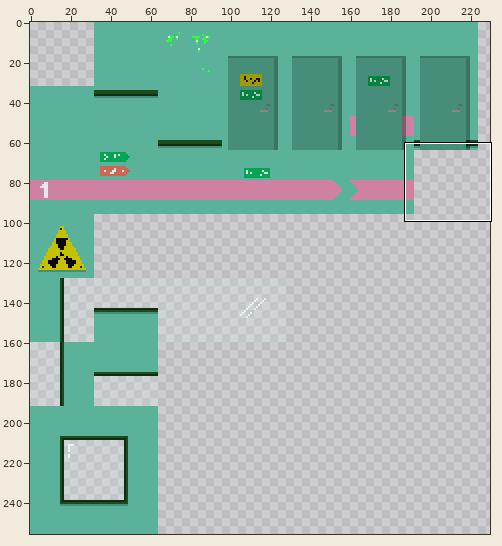
Sprite sheet, stored at CasaDesDiamantes/sprites/powerplantBackgroundTiles_spr/f8cc99b8-d136-4683-86c9-f96aef7ba5a8.png. Above, an overview of the earlier version with the close-up marked.
Close-up. First the earlier version:
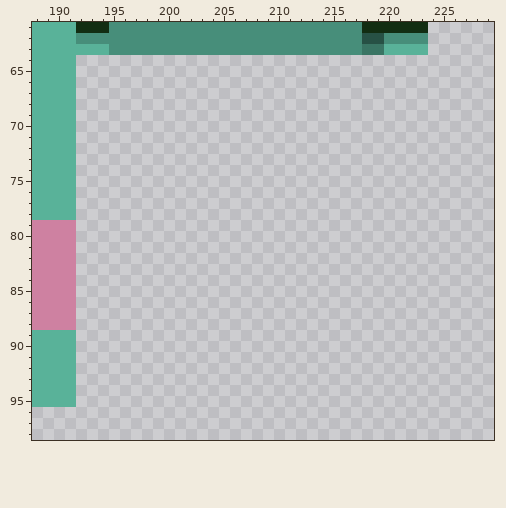
The file is 256x256 pixels. Colours within 5 levels of each other are drawn and written as one. Shown: x 188..229, y 61..98. The wide view leaves out empty margins.
After:
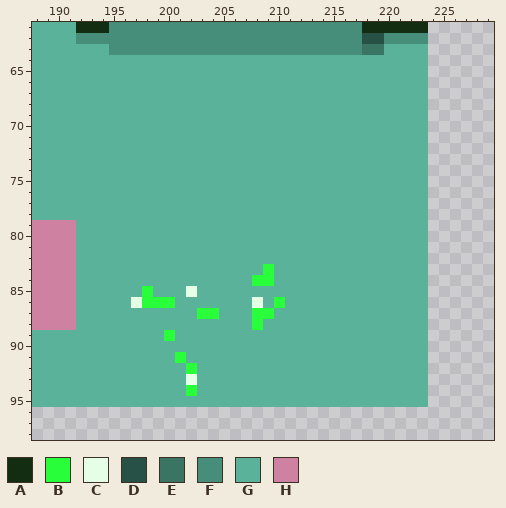
Palette (. is transparent): A #122d12  B #28ff3a  C #e5ffe7  D #275145  E #3a7564  F #478e7a  G #59b299  H #ce81a1
Edits made:
Colour B is added in row 83 at x 209; in row 84 at x 208 to 209; in row 85 at x 198; in row 86 at x 198 to 200 and 210; in row 87 at x 203 to 204 and 208 to 209; in row 88 at x 208.
Colour B is added in row 89 at x 200; in row 91 at x 201; in row 92 at x 202; in row 94 at x 202.
Colour C is added in row 85 at x 202; in row 86 at x 197 and 208; in row 93 at x 202.
Colour G is added in rows 64 to 82 at x 192 to 223; in row 83 at x 192 to 208 and 210 to 223; in row 84 at x 192 to 207 and 210 to 223; in row 85 at x 192 to 197, 199 to 201 and 203 to 223; in row 86 at x 192 to 196, 201 to 207, 209 and 211 to 223; in row 87 at x 192 to 202, 205 to 207 and 210 to 223.
Colour G is added in row 88 at x 192 to 207 and 209 to 223; in row 89 at x 192 to 199 and 201 to 223; in row 90 at x 192 to 223; in row 91 at x 192 to 200 and 202 to 223; in rows 92 to 94 at x 192 to 201 and 203 to 223; in row 95 at x 192 to 223.
